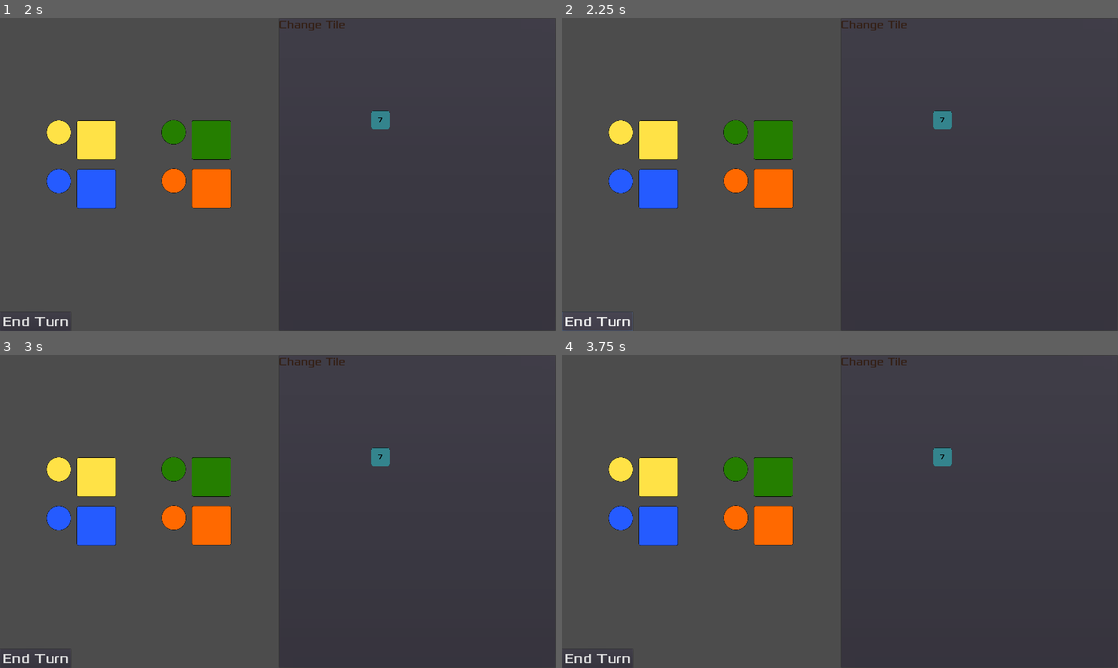
Above: before the commit, frames 1-4 (two rows, left to right).
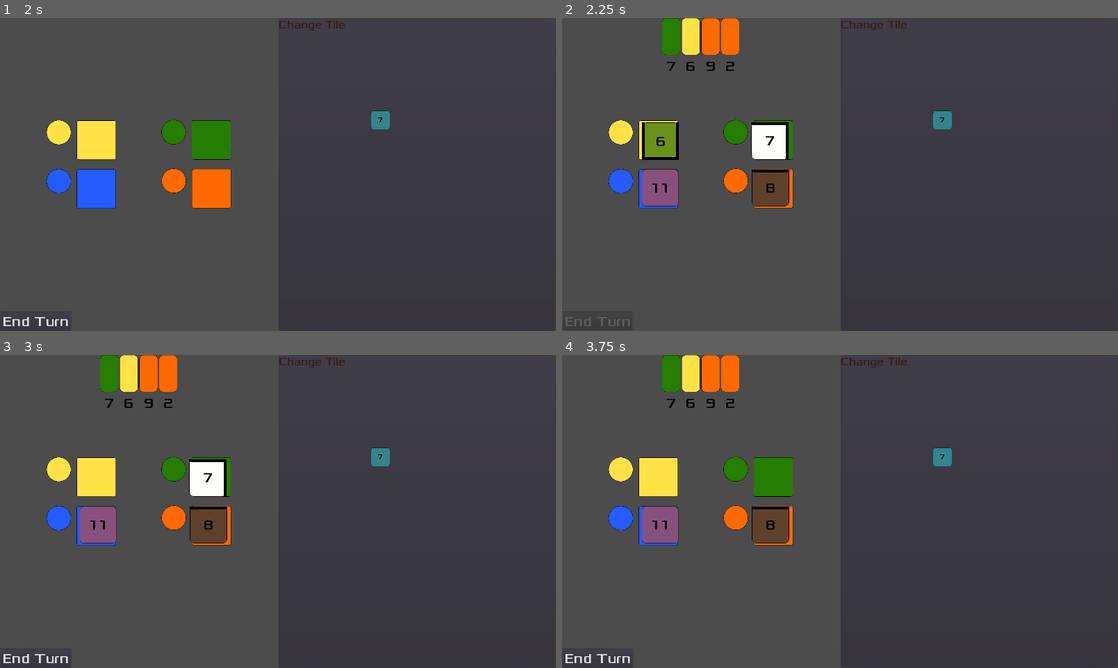
Above: after the commit, the same moments.

Repository: Structed/alcaramba
Game: Godot game, scene res://Drawable/MainMenu/MainMenu.tscn
Two runs of this game, one before a commit and one after it. Both use one fixed random seed, a clock stepped at 60 frames per second and the inputs below.
Inputs (mouse positions are in pixels of both pictures, inside the frame that each line leads up to):
- Up to frame 1 (2 s): click "New Game" at 0.5 s; click "Start Game" at 1.25 s
- Up to frame 2 (2.25 s): click "End Turn" at 2 s
- Up to frame 3 (3 s): click (100, 477) at 2.75 s
- Up to frame 4 (3.75 s): click (767, 477) at 3.5 s

Frame 1 is identical in both runs. In frame 2, 4.9% of the frame differs, in the area x 0-41%, y 0-99%; in frame 3, 4.0%; in frame 4, 3.2%.
Error before the commit: Invalid call. Nonexistent function 'refill_tiles' in base 'TextureRect (TileMarket.gd)'. (res://Drawable/Market/Market.gd:34)

Commit message:
Fix call

Diff:
--- a/src/alcaramba/Drawable/Market/Market.gd
+++ b/src/alcaramba/Drawable/Market/Market.gd
@@ -31,7 +31,7 @@
 
 
 func _on_EndTurnButton_pressed():
-	tile_market.refill_tiles()
+	tile_market.refill()
 	money_market.refill()
 
 
